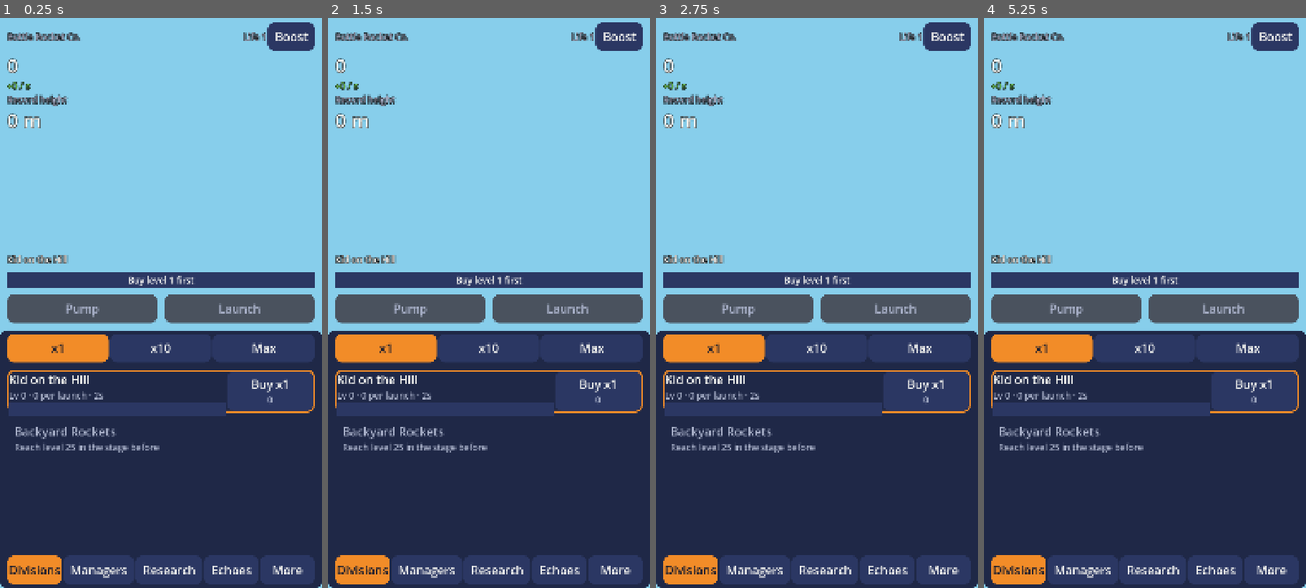
Above: before the commit, frames 1-4 (left to right).
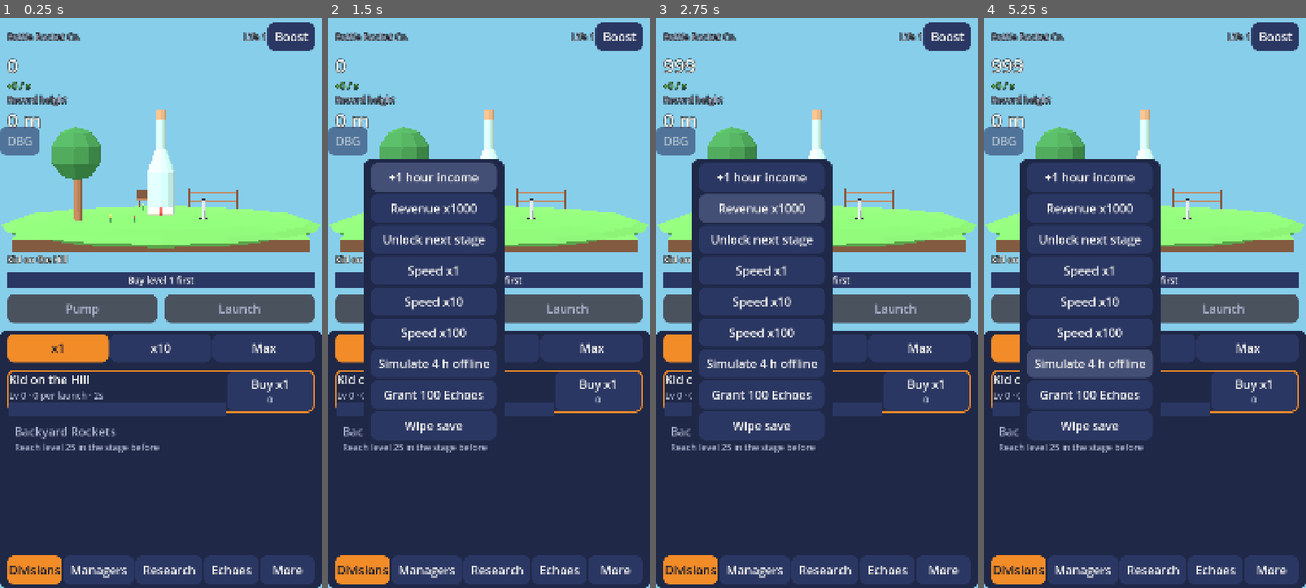
Above: after the commit, the same moments.

Repository: dattaprasad-r-ekavade/space-flight-clicker
Game: Godot game, scene res://scenes/main.tscn
Same seed, same stepped clock (60 frames per second), same inputs: the game is played once before the commit and once after it.
Inputs (mouse positions are in pixels of both pictures, inside the frame that each line leads up to):
- Up to frame 1 (0.25 s): no input
- Up to frame 2 (1.5 s): click (347, 143) at 0.5 s, where only the run after the commit has a clickable "DBG"; click (434, 177) at 1.25 s, where only the run after the commit has a clickable "+1 hour income"
- Up to frame 3 (2.75 s): click (762, 206) at 2 s, where only the run after the commit has a clickable "Revenue x1000"
- Up to frame 4 (5.25 s): click (1090, 268) at 2.75 s, where only the run after the commit has a clickable "Speed x1"; click (1090, 303) at 3.5 s, where only the run after the commit has a clickable "Speed x10"; click (1090, 331) at 4.25 s, where only the run after the commit has a clickable "Speed x100"; click (1090, 365) at 5 s, where only the run after the commit has a clickable "Simulate 4 h offline"

The runs differ from the first frame. In frame 1, 10% of the frame differs, in the area x 0-100%, y 16-42%; in frame 2, 24%; in frame 3, 24%; in frame 4, 24%, in the area x 0-100%, y 7-75%.

Commit message:
T027, T030, T055: popups, debug panel, 3D world; camera tuning; tick task index
Co-Authored-By: Claude Fable 5.2 <noreply@anthropic.com>

Diff:
--- a/game/scenes/main.gd
+++ b/game/scenes/main.gd
@@ -2,6 +2,7 @@
 ## Root scene. Children are built in code (see conventions.md, "Scene rules").
 ## Top 55 % is the 3D world with the HUD area on top. Bottom 45 % is the tab panel.
 
+const WORLD_SCRIPT: String = "res://scenes/world/world.gd"
 const SKY_COLOR: Color = Color("#87CEEB")
 const CAMERA_POS: Vector3 = Vector3(0.0, 3.0, 12.0)
 const LOOK_AT: Vector3 = Vector3(0.0, 3.0, 0.0)
@@ -76,6 +77,12 @@
 
 
 func _build_world() -> void:
+	# The real 3D world replaces the placeholder below when its script exists.
+	if ResourceLoader.exists(WORLD_SCRIPT):
+		_world = load(WORLD_SCRIPT).new() as Node3D
+		_world.name = "World"
+		add_child(_world)
+		return
 	_world = Node3D.new()
 	_world.name = "World"
 	add_child(_world)
--- /dev/null
+++ b/game/scenes/ui/debug_panel.gd
@@ -0,0 +1,110 @@
+extends Control
+## Debug overlay. Only runs in debug builds. Adds a DBG button on the left edge
+## that opens a list of cheat and test buttons. UI only: all changes go through GameState.
+
+var _panel: PanelContainer = null
+
+
+func _ready() -> void:
+	if not OS.is_debug_build():
+		queue_free()
+		return
+	mouse_filter = Control.MOUSE_FILTER_IGNORE
+	_build_toggle()
+	_build_panel()
+
+
+## The DBG button at the middle of the left edge.
+func _build_toggle() -> void:
+	var toggle: Button = Button.new()
+	toggle.text = "DBG"
+	toggle.custom_minimum_size = Vector2(UiTheme.TOUCH, UiTheme.TOUCH)
+	toggle.set_anchors_preset(Control.PRESET_CENTER_LEFT)
+	toggle.anchor_top = 0.22
+	toggle.anchor_bottom = 0.22
+	toggle.modulate.a = 0.6
+	toggle.grow_horizontal = Control.GROW_DIRECTION_END
+	toggle.grow_vertical = Control.GROW_DIRECTION_BOTH
+	toggle.pressed.connect(_on_toggle_pressed)
+	add_child(toggle)
+
+
+## The hidden panel with the vertical list of buttons.
+func _build_panel() -> void:
+	_panel = PanelContainer.new()
+	_panel.visible = false
+	_panel.set_anchors_preset(Control.PRESET_CENTER_LEFT)
+	_panel.offset_left = float(UiTheme.TOUCH + UiTheme.PAD)
+	_panel.grow_horizontal = Control.GROW_DIRECTION_END
+	_panel.grow_vertical = Control.GROW_DIRECTION_BOTH
+	add_child(_panel)
+	var list: VBoxContainer = VBoxContainer.new()
+	list.add_theme_constant_override("separation", 8)
+	_panel.add_child(list)
+	_add_button(list, "+1 hour income", Callable(self, "_on_hour_income"))
+	_add_button(list, "Revenue x1000", Callable(self, "_on_revenue_x1000"))
+	_add_button(list, "Unlock next stage", Callable(self, "_on_unlock_next"))
+	_add_button(list, "Speed x1", Callable(self, "_on_speed").bind(1.0))
+	_add_button(list, "Speed x10", Callable(self, "_on_speed").bind(10.0))
+	_add_button(list, "Speed x100", Callable(self, "_on_speed").bind(100.0))
+	_add_button(list, "Simulate 4 h offline", Callable(self, "_on_simulate_offline"))
+	_add_button(list, "Grant 100 Echoes", Callable(self, "_on_grant_echoes"))
+	_add_button(list, "Wipe save", Callable(self, "_on_wipe_save"))
+
+
+func _add_button(list: VBoxContainer, text: String, action: Callable) -> void:
+	var button: Button = Button.new()
+	button.text = text
+	button.custom_minimum_size = Vector2(UiTheme.TOUCH * 4, UiTheme.TOUCH)
+	button.pressed.connect(action)
+	list.add_child(button)
+
+
+func _on_toggle_pressed() -> void:
+	_panel.visible = not _panel.visible
+
+
+func _on_hour_income() -> void:
+	GameState.add_revenue(GameState.income_per_second() * 3600.0)
+
+
+func _on_revenue_x1000() -> void:
+	GameState.add_revenue(maxf(GameState.revenue, 1.0) * 999.0)
+
+
+## Give enough revenue to bring the newest unlocked division to the unlock level.
+func _on_unlock_next() -> void:
+	var target: String = ""
+	for id: String in GameState.division_order:
+		if GameState.is_unlocked(id):
+			target = id
+	if target == "":
+		return
+	var level: int = int(GameState.divisions[target]["level"])
+	var need: int = Economy.LEVEL_UNLOCK - level
+	if need <= 0:
+		return
+	var cost: float = Economy.bulk_cost(GameState.division_data[target], level, need)
+	GameState.add_revenue(maxf(cost - GameState.revenue, 0.0))
+	GameState.buy_levels(target, need)
+
+
+func _on_speed(factor: float) -> void:
+	Engine.time_scale = factor
+
+
+func _on_simulate_offline() -> void:
+	GameState.last_seen_unix = TimeService.now_unix() - 4.0 * 3600.0
+	GameState.compute_pending_offline(TimeService.now_unix())
+	EventBus.state_loaded.emit()
+
+
+func _on_grant_echoes() -> void:
+	GameState.echoes += 100
+	EventBus.state_loaded.emit()
+
+
+func _on_wipe_save() -> void:
+	GameState.new_game()
+	SaveService.save()
+	EventBus.state_loaded.emit()
--- /dev/null
+++ b/game/scenes/ui/popup_host.gd
@@ -0,0 +1,130 @@
+class_name PopupHost
+extends Control
+## Shows one popup at a time over a dimmed background. Also shows toasts.
+
+signal popup_closed
+
+static var instance: PopupHost = null
+
+const DIM_ALPHA: float = 0.6
+const POPUP_WIDTH_RATIO: float = 0.85
+const TOAST_HOLD_SECONDS: float = 2.0
+const TOAST_FADE_SECONDS: float = 0.5
+
+var _dim: ColorRect = null
+var _center: CenterContainer = null
+var _toast: Label = null
+var _toast_tween: Tween = null
+var _current: Control = null
+var _queue: Array[Control] = []
+var _offline_key: String = ""
+
+
+func _ready() -> void:
+	instance = self
+	mouse_filter = MOUSE_FILTER_IGNORE
+	_build()
+	visible = false
+	EventBus.state_loaded.connect(_check_offline)
+	call_deferred("_check_offline")
+
+
+func _exit_tree() -> void:
+	if instance == self:
+		instance = null
+
+
+## Show the popup now if none is open. Otherwise queue it.
+func show_popup(popup: Control) -> void:
+	if _current == null:
+		_show(popup)
+	else:
+		_queue.append(popup)
+
+
+## Free the current popup. Show the next queued popup, or hide the host.
+func close_current() -> void:
+	if _current == null:
+		return
+	_center.remove_child(_current)
+	_current.queue_free()
+	_current = null
+	popup_closed.emit()
+	if _queue.is_empty():
+		_refresh_visibility()
+	else:
+		_show(_queue.pop_front())
+
+
+## Show a short message at the top. It fades out and does not block input.
+func toast(text: String) -> void:
+	_toast.text = text
+	_toast.modulate.a = 1.0
+	_toast.visible = true
+	if _toast_tween != null and _toast_tween.is_valid():
+		_toast_tween.kill()
+	_toast_tween = create_tween()
+	_toast_tween.tween_interval(TOAST_HOLD_SECONDS)
+	_toast_tween.tween_property(_toast, "modulate:a", 0.0, TOAST_FADE_SECONDS)
+	_toast_tween.tween_callback(_on_toast_done)
+	_refresh_visibility()
+
+
+func _build() -> void:
+	_dim = ColorRect.new()
+	_dim.color = Color(0.0, 0.0, 0.0, DIM_ALPHA)
+	_dim.mouse_filter = MOUSE_FILTER_STOP
+	_dim.set_anchors_and_offsets_preset(PRESET_FULL_RECT)
+	add_child(_dim)
+
+	_center = CenterContainer.new()
+	_center.mouse_filter = MOUSE_FILTER_IGNORE
+	_center.set_anchors_and_offsets_preset(PRESET_FULL_RECT)
+	add_child(_center)
+
+	_toast = Label.new()
+	_toast.mouse_filter = MOUSE_FILTER_IGNORE
+	_toast.visible = false
+	_toast.add_theme_font_size_override("font_size", UiTheme.FONT_SMALL)
+	_toast.add_theme_color_override("font_color", UiTheme.TEXT)
+	_toast.set_anchors_and_offsets_preset(PRESET_CENTER_TOP, PRESET_MODE_MINSIZE, UiTheme.PAD * 2)
+	_toast.grow_horizontal = GROW_DIRECTION_BOTH
+	add_child(_toast)
+
+	_dim.visible = false
+	_center.visible = false
+
+
+func _show(popup: Control) -> void:
+	_current = popup
+	popup.custom_minimum_size.x = get_viewport_rect().size.x * POPUP_WIDTH_RATIO
+	_center.add_child(popup)
+	_refresh_visibility()
+
+
+func _refresh_visibility() -> void:
+	var has_popup: bool = _current != null
+	_dim.visible = has_popup
+	_center.visible = has_popup
+	visible = has_popup or _toast.visible
+
+
+func _on_toast_done() -> void:
+	_toast.visible = false
+	_refresh_visibility()
+
+
+## Show the offline popup once for each new pending value.
+func _check_offline() -> void:
+	var pending: Dictionary = GameState.pending_offline
+	var revenue: float = float(pending.get("revenue", 0.0))
+	if revenue <= 0.0:
+		return
+	var seconds: float = float(pending.get("seconds_counted", 0.0))
+	var key: String = "%s|%s" % [seconds, revenue]
+	if key == _offline_key:
+		return
+	_offline_key = key
+	var popup: PopupOffline = PopupOffline.new()
+	popup.setup(seconds, revenue)
+	show_popup(popup)
--- /dev/null
+++ b/game/scenes/ui/popup_offline.gd
@@ -0,0 +1,72 @@
+class_name PopupOffline
+extends PanelContainer
+## Shows the time away and the earnings. Offers Claim and a rewarded x2 option.
+
+const AD_PLACEMENT: String = "offline_double"
+const CLAIM_MULTIPLIER: float = 1.0
+const AD_MULTIPLIER: float = 2.0
+
+var _seconds: float = 0.0
+var _revenue: float = 0.0
+
+
+## Set the values before the popup is added to the tree.
+func setup(seconds: float, revenue: float) -> void:
+	_seconds = seconds
+	_revenue = revenue
+
+
+func _ready() -> void:
+	var margin: MarginContainer = MarginContainer.new()
+	for side: String in ["left", "top", "right", "bottom"]:
+		margin.add_theme_constant_override("margin_" + side, UiTheme.PAD)
+	add_child(margin)
+
+	var box: VBoxContainer = VBoxContainer.new()
+	box.add_theme_constant_override("separation", UiTheme.PAD)
+	margin.add_child(box)
+
+	box.add_child(_make_label(tr("Welcome back!"), UiTheme.FONT_TITLE, UiTheme.TEXT))
+	box.add_child(_make_label(tr("You were away for %s") % NumFormat.duration(_seconds), UiTheme.FONT_BODY, UiTheme.TEXT_DIM))
+	box.add_child(_make_label(tr("Earned"), UiTheme.FONT_BODY, UiTheme.TEXT_DIM))
+	box.add_child(_make_label(NumFormat.money(_revenue), UiTheme.FONT_NUMBER, UiTheme.ACCENT))
+	_add_button(box, tr("Claim"), _on_claim_pressed)
+	_add_button(box, tr("Watch ad: x2"), _on_ad_pressed)
+
+
+func _make_label(text: String, font_size: int, color: Color) -> Label:
+	var label: Label = Label.new()
+	label.text = text
+	label.horizontal_alignment = HORIZONTAL_ALIGNMENT_CENTER
+	label.autowrap_mode = TextServer.AUTOWRAP_WORD_SMART
+	label.add_theme_font_size_override("font_size", font_size)
+	label.add_theme_color_override("font_color", color)
+	return label
+
+
+func _add_button(box: VBoxContainer, title: String, handler: Callable) -> void:
+	var button: BigButton = BigButton.new()
+	button.custom_minimum_size = Vector2(0.0, UiTheme.TOUCH)
+	box.add_child(button)
+	button.set_title(title)
+	button.pressed.connect(handler)
+
+
+func _on_claim_pressed() -> void:
+	GameState.claim_offline(CLAIM_MULTIPLIER)
+	PopupHost.instance.close_current()
+
+
+func _on_ad_pressed() -> void:
+	var callback: Callable = _on_ad_result
+	if AdService.has_method("show_rewarded"):
+		AdService.show_rewarded(AD_PLACEMENT, callback)
+	else:
+		callback.call(true)
+
+
+func _on_ad_result(granted: bool) -> void:
+	if not granted:
+		return
+	GameState.claim_offline(AD_MULTIPLIER)
+	PopupHost.instance.close_current()
--- /dev/null
+++ b/game/scenes/world/world.gd
@@ -0,0 +1,155 @@
+class_name World
+extends Node3D
+
+## 3D launch scene. Shows the site and the vehicle of the selected division.
+## Built in _ready(). Models come from res://assets/models/.
+
+const SITE_PATH_FORMAT: String = "res://assets/models/site_%s.glb"
+const VEHICLE_PATH_FORMAT: String = "res://assets/models/vehicle_%s.glb"
+
+# Camera. Side-on view along -Z. Tune these numbers here.
+const CAM_POS: Vector3 = Vector3(0.0, 6.0, 34.0)
+# Aim point so the launch point (origin) sits about 35 % from the top of the screen.
+const CAM_LOOK_AT: Vector3 = Vector3(0.0, -4.0, 0.0)
+## Vehicles are modelled 2 m tall. The sites are built for a larger vehicle, so scale it up.
+const VEHICLE_SCALE: float = 2.2
+const CAM_FOV: float = 40.0
+
+const SKY_COLOR: Color = Color("87CEEB")
+const AMBIENT_ENERGY: float = 0.7
+const SUN_ROTATION_DEG: Vector3 = Vector3(-50.0, -30.0, 0.0)
+const SUN_ENERGY: float = 1.2
+
+# Grey placeholder boxes, used when a model file is missing.
+const PLACEHOLDER_GREY: Color = Color(0.5, 0.5, 0.5)
+const PLACEHOLDER_VEHICLE_SIZE: Vector3 = Vector3(1.0, 2.0, 1.0)
+const PLACEHOLDER_SITE_SIZE: Vector3 = Vector3(12.0, 0.5, 6.0)
+
+var _camera: Camera3D
+var _site_root: Node3D
+var _vehicle_root: Node3D
+var _stage: String = ""
+
+
+func _ready() -> void:
+	_build_environment()
+	_build_camera()
+	_build_light()
+	_site_root = Node3D.new()
+	_site_root.name = "SiteRoot"
+	add_child(_site_root)
+	_vehicle_root = Node3D.new()
+	_vehicle_root.name = "VehicleRoot"
+	_vehicle_root.scale = Vector3.ONE * VEHICLE_SCALE
+	add_child(_vehicle_root)
+	set_stage(GameState.selected_division)
+	EventBus.division_changed.connect(_on_division_event)
+	EventBus.state_loaded.connect(_on_state_event)
+
+
+func set_stage(id: String) -> void:
+	_clear(_site_root)
+	_clear(_vehicle_root)
+	_stage = id
+	_add_model(_site_root, SITE_PATH_FORMAT % id, false)
+	_add_model(_vehicle_root, VEHICLE_PATH_FORMAT % id, true)
+
+
+func vehicle() -> Node3D:
+	return _vehicle_root
+
+
+func camera() -> Camera3D:
+	return _camera
+
+
+func current_stage() -> String:
+	return _stage
+
+
+func _on_division_event(_id: String) -> void:
+	_sync_stage()
+
+
+func _on_state_event() -> void:
+	_sync_stage()
+
+
+func _sync_stage() -> void:
+	var id: String = GameState.selected_division
+	if id == _stage:
+		return
+	set_stage(id)
+
+
+func _build_environment() -> void:
+	var env: Environment = Environment.new()
+	env.background_mode = Environment.BG_COLOR
+	env.background_color = SKY_COLOR
+	env.ambient_light_source = Environment.AMBIENT_SOURCE_COLOR
+	env.ambient_light_color = Color.WHITE
+	env.ambient_light_energy = AMBIENT_ENERGY
+	var world_env: WorldEnvironment = WorldEnvironment.new()
+	world_env.name = "WorldEnvironment"
+	world_env.environment = env
+	add_child(world_env)
+
+
+func _build_camera() -> void:
+	_camera = Camera3D.new()
+	_camera.name = "Camera"
+	_camera.fov = CAM_FOV
+	add_child(_camera)
+	_camera.position = CAM_POS
+	_camera.look_at(CAM_LOOK_AT, Vector3.UP)
+	_camera.current = true
+
+
+func _build_light() -> void:
+	var sun: DirectionalLight3D = DirectionalLight3D.new()
+	sun.name = "Sun"
+	sun.light_energy = SUN_ENERGY
+	sun.shadow_enabled = false
+	add_child(sun)
+	sun.rotation_degrees = SUN_ROTATION_DEG
+
+
+func _clear(root: Node3D) -> void:
+	for child in root.get_children():
+		root.remove_child(child)
+		child.queue_free()
+
+
+func _add_model(root: Node3D, path: String, is_vehicle: bool) -> void:
+	if ResourceLoader.exists(path):
+		var scene: PackedScene = load(path) as PackedScene
+		if scene != null:
+			root.add_child(scene.instantiate())
+			return
+	if is_vehicle:
+		root.add_child(_placeholder_vehicle())
+	else:
+		root.add_child(_placeholder_site())
+
+
+func _placeholder_vehicle() -> MeshInstance3D:
+	var box: BoxMesh = BoxMesh.new()
+	box.size = PLACEHOLDER_VEHICLE_SIZE
+	return _placeholder_box(box, Vector3(0.0, PLACEHOLDER_VEHICLE_SIZE.y * 0.5, 0.0))
+
+
+func _placeholder_site() -> MeshInstance3D:
+	var box: BoxMesh = BoxMesh.new()
+	box.size = PLACEHOLDER_SITE_SIZE
+	return _placeholder_box(box, Vector3(0.0, PLACEHOLDER_SITE_SIZE.y * 0.5, 0.0))
+
+
+func _placeholder_box(box: BoxMesh, pos: Vector3) -> MeshInstance3D:
+	var mat: StandardMaterial3D = StandardMaterial3D.new()
+	mat.albedo_color = PLACEHOLDER_GREY
+	box.material = mat
+	var mi: MeshInstance3D = MeshInstance3D.new()
+	mi.name = "Placeholder"
+	mi.mesh = box
+	mi.position = pos
+	return mi
Not shown, added: game/scenes/ui/debug_panel.gd.uid
Not shown, added: game/scenes/ui/popup_host.gd.uid
Not shown, added: game/scenes/ui/popup_offline.gd.uid
Not shown, added: game/scenes/world/world.gd.uid
Not shown, changed: build_plan.md
